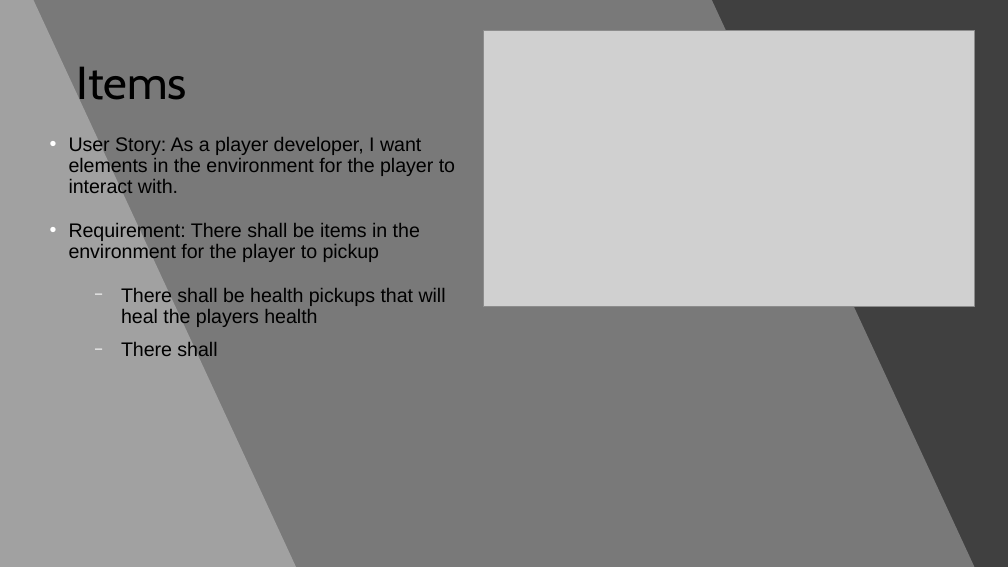
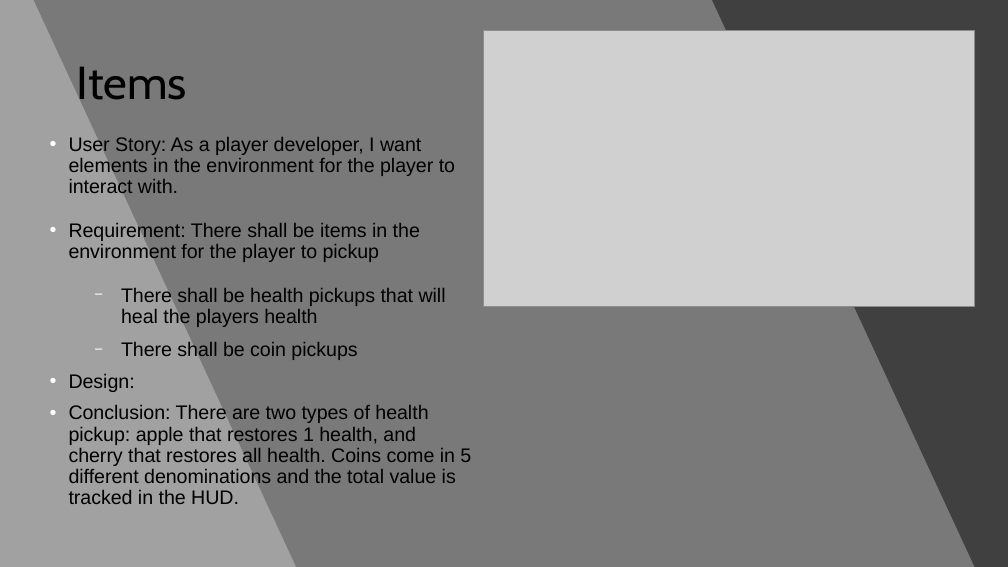
Before and after one commit to WSU-cshimizu/ceg4110-group-project-no-grads, a slide deck: slide 6 of presentation materials/PresentationPowerpoint.pptx. Drawn at 1008x567 pixels with LibreOffice and Linux fonts; fonts in the diff are those of the drawing; grey boxes stand for pictures. Boxes give left, top, right and bottom in pixels: in the first picture for what was removed or moved away, otherwise in the second. Text is boxed around its words. In the diff, an @@ line names an element or a change of style, - is before the commit and + after.

```diff
--- a/presentation materials/PresentationPowerpoint.pptx
+++ b/presentation materials/PresentationPowerpoint.pptx
@@ text at [69, 342, 471, 504]: text changed @@
-  − There shall
+  − There shall be coin pickups
+• Design:
+• Conclusion: There are two types of health pickup: apple that restores 1 health, and cherry that restores all health. Coins come in 5 different denominations and the total value is tracked in the HUD.
```
Also in this commit, not shown: 1 slide added, 1 slide removed, 2 other files.
